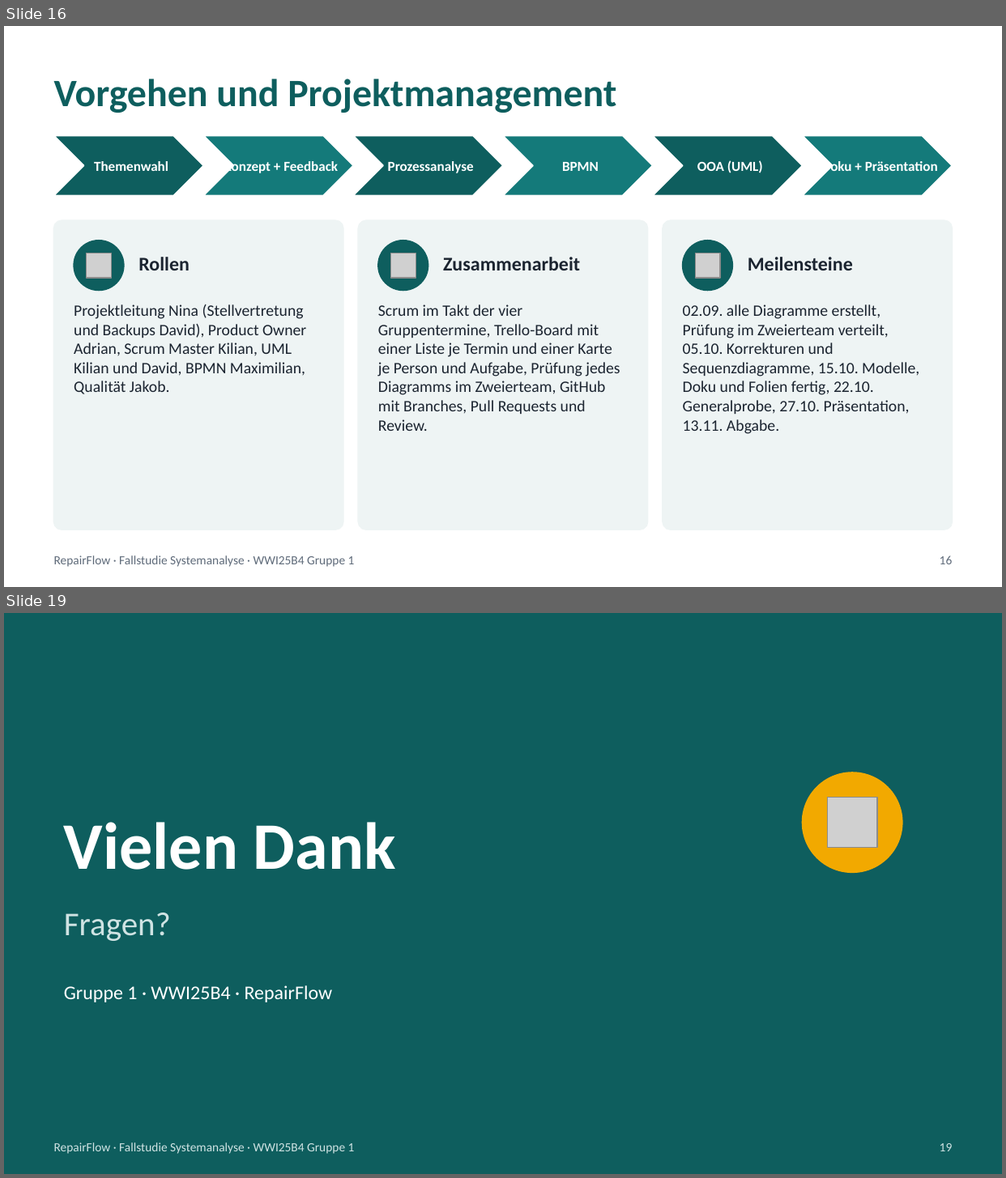
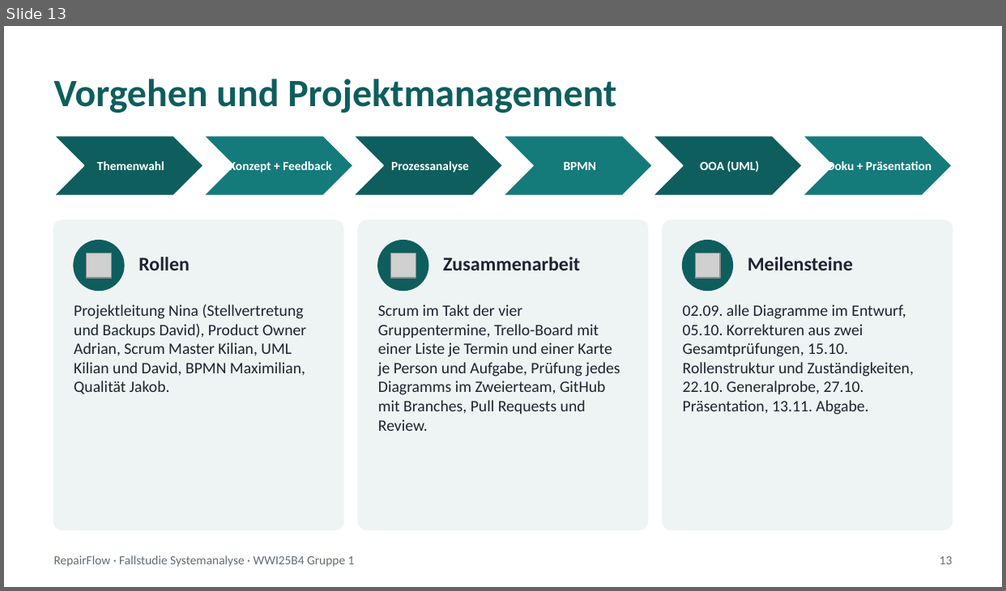
Before and after one commit to jakobschwan123-cmd/casestudy-semester-3, a slide deck: 4_praesentation/Abschlusspraesentation.pptx. Shown one above the other, each under a label of ours: slides 16 and 19 before the commit, slide 13 after it; the slides between them are not shown. The pictures are 1006x1178 and 1006x591 pixels, drawn with LibreOffice and Linux fonts; fonts in the diff are those of the drawing; grey boxes stand for pictures. Boxes give left, top, right and bottom in pixels: in the first picture for what was removed or moved away, otherwise in the second. Text is boxed around its words. In the diff, an @@ line names an element or a change of style, - is before the commit and + after.

```diff
--- a/4_praesentation/Abschlusspraesentation.pptx
+++ b/4_praesentation/Abschlusspraesentation.pptx
@@ slide 19 removed at (x1=4, y1=613, x2=1002, y2=1174), background #0E5E5E @@
@@ ellipse removed at (x1=803, y1=773, x2=902, y2=872) @@
@@ picture removed at (x1=827, y1=798, x2=877, y2=848) @@
@@ text removed at (x1=64, y1=822, x2=396, y2=870) @@
-Vielen Dank
@@ text removed at (x1=64, y1=913, x2=171, y2=941) @@
-Fragen?
@@ text removed at (x1=64, y1=986, x2=333, y2=1003) @@
-Gruppe 1 · WWI25B4 · RepairFlow
@@ text removed at (x1=54, y1=1143, x2=355, y2=1154) @@
-RepairFlow · Fallstudie Systemanalyse · WWI25B4 Gruppe 1
@@ text removed at (x1=940, y1=1144, x2=953, y2=1152) @@
-19
@@ what was slide 16 is now slide 13 @@
@@ slide 13 changed as well @@
@@ size 10 to 9 pt in 6 elements at (x1=97, y1=161, x2=164, y2=170), (x1=229, y1=160, x2=331, y2=173), (x1=391, y1=161, x2=469, y2=173), (x1=564, y1=162, x2=596, y2=170), (x1=700, y1=160, x2=760, y2=172), (x1=827, y1=160, x2=931, y2=172) @@
@@ text at (x1=683, y1=305, x2=914, y2=415): text changed @@
-02.09. alle Diagramme erstellt, Prüfung im Zweierteam verteilt, 05.10. Korrekturen und Sequenzdiagramme, 15.10. Modelle, Doku und Folien fertig, 22.10. Generalprobe, 27.10. Präsentation, 13.11. Abgabe.
+02.09. alle Diagramme im Entwurf, 05.10. Korrekturen aus zwei Gesamtprüfungen, 15.10. Rollenstruktur und Zuständigkeiten, 22.10. Generalprobe, 27.10. Präsentation, 13.11. Abgabe.
@@ text at (x1=940, y1=557, x2=953, y2=565): text changed @@
-16
+13
```
Also in this commit, not shown: 8 other slides changed, 8 slides added, 9 other slides removed, 13 other files.
